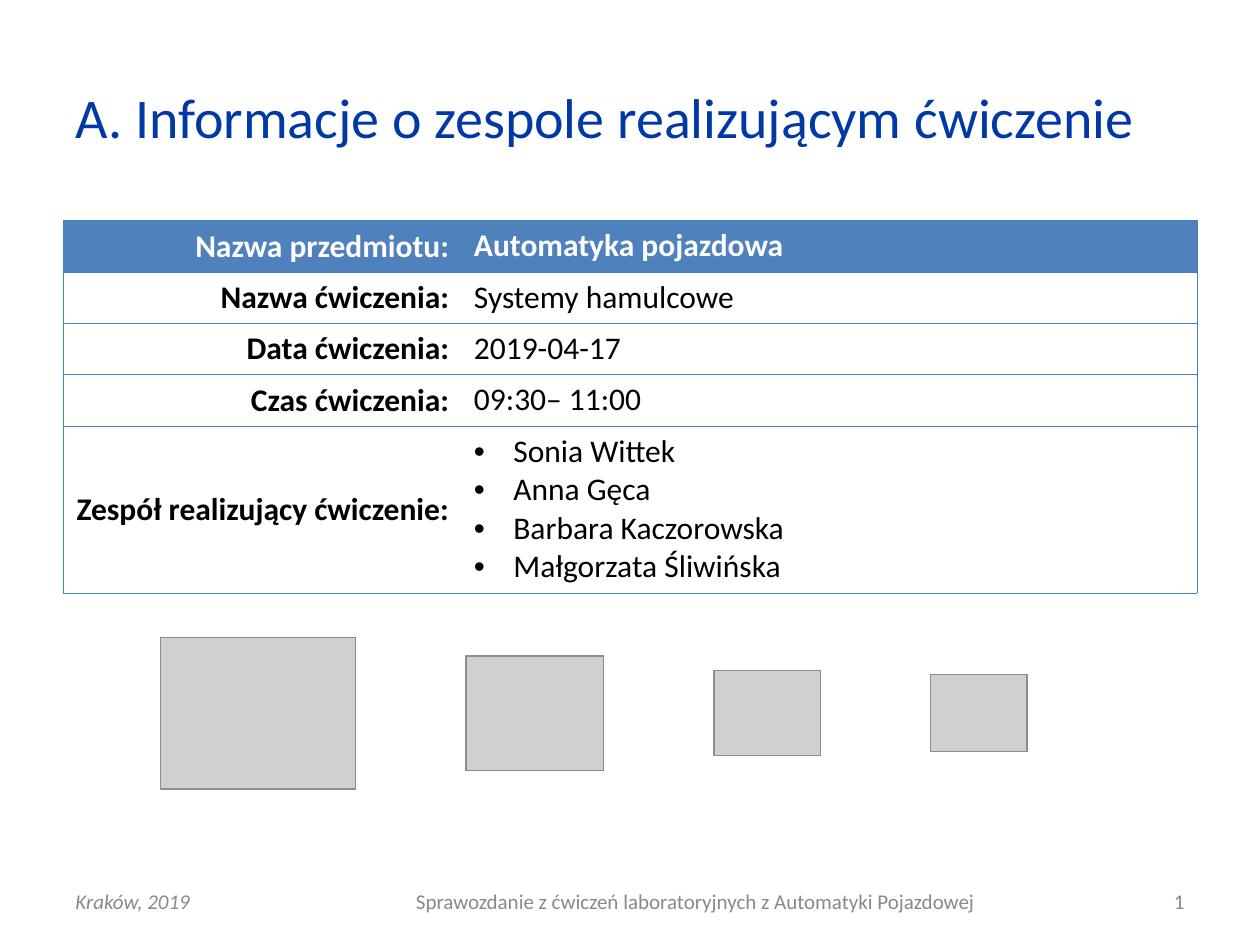
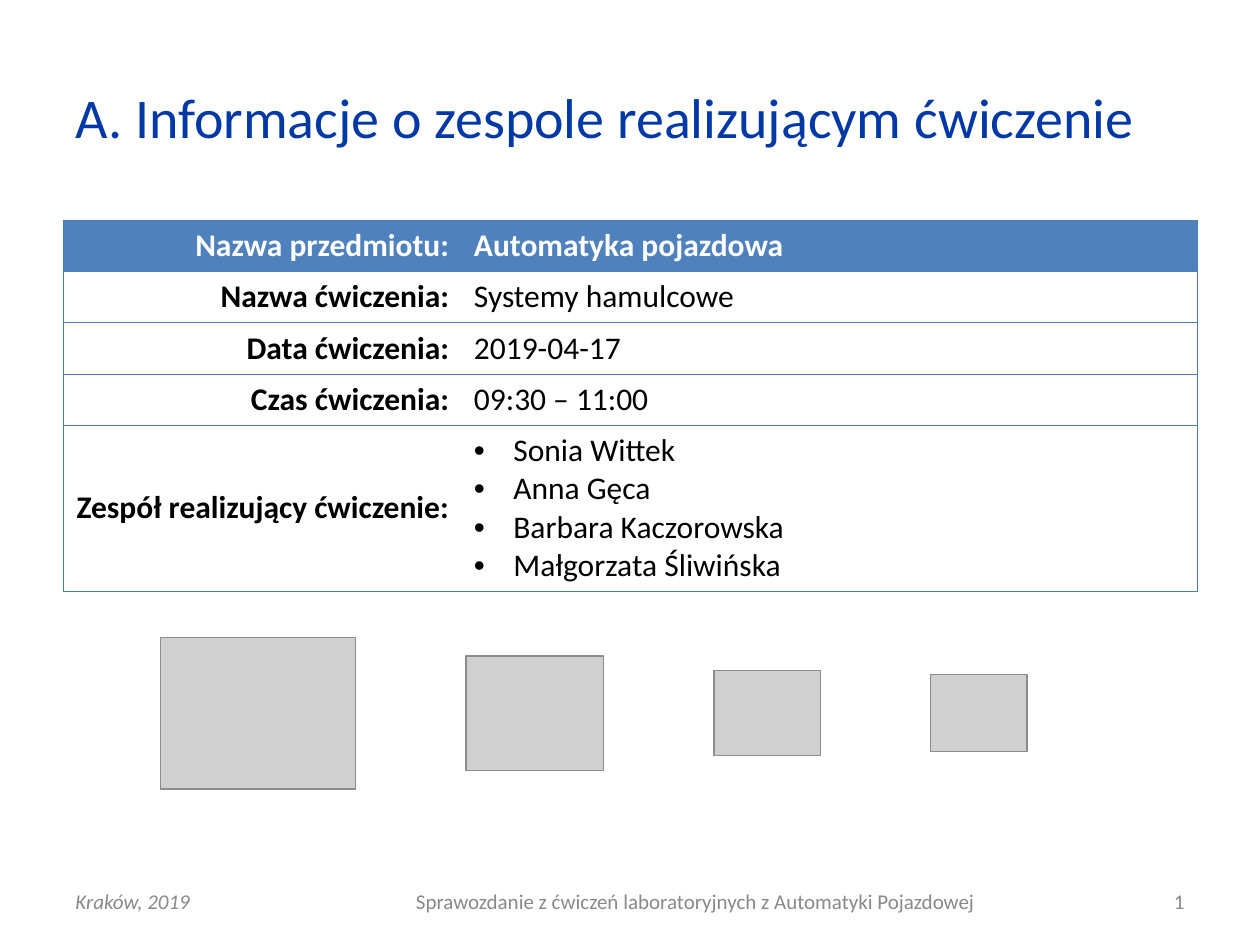
Before and after one commit to elfsonix/Automatyka-Pojazdowa, a slide deck: slide 1 of Lab10/AP_L10_20190417_0930_G03.ppt. Drawn at 1260x945 pixels with LibreOffice and Linux fonts; fonts in the diff are those of the drawing; grey boxes stand for pictures. Boxes give left, top, right and bottom in pixels: in the first picture for what was removed or moved away, otherwise in the second. Text is boxed around its words. In the diff, an @@ line names an element or a change of style, - is before the commit and + after.

```diff
--- a/Lab10/AP_L10_20190417_0930_G03.ppt
+++ b/Lab10/AP_L10_20190417_0930_G03.ppt
@@ table at bbox=[63, 220, 1197, 588] @@
-row 4, column 2: 09:30– 11:00
+row 4, column 2: 09:30 – 11:00
```
Also in this commit, not shown: 1 other slide changed.
